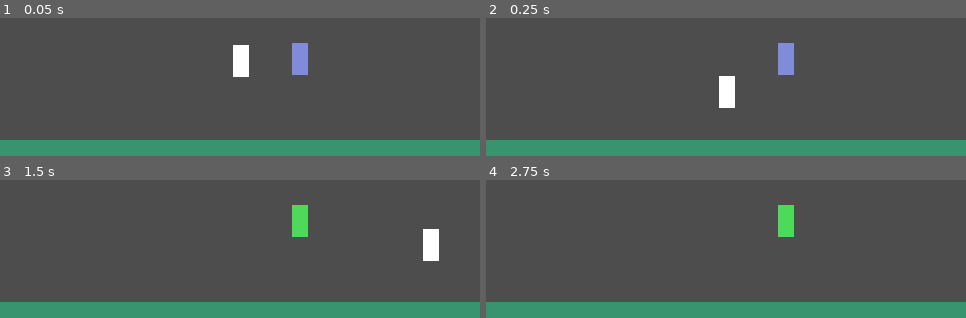
Above: before the commit, frames 1-4 (two rows, left to right).
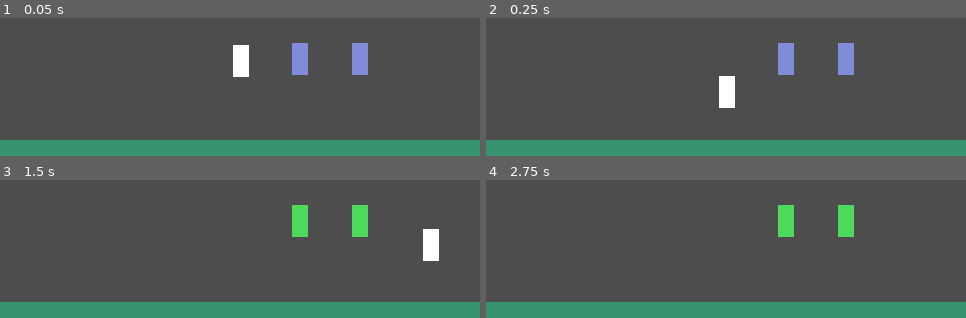
Above: after the commit, the same moments.

Repository: NTUT-NGDC/2D-Platformer-Template
Game: Godot game, scene res://tests/CheckpointTest.tscn
Same seed, same stepped clock (60 frames per second), same inputs: the game is played once before the commit and once after it. This scene is started directly instead of the project's main scene.
Inputs:
- Up to frame 1 (0.05 s): no input
- Up to frame 2 (0.25 s): no input
- Up to frame 3 (1.5 s): tap Enter at 0.5 s; hold Right (move_right) from 0.53 s (still down); tap G at 0.6, 1.35 s; tap Space (jump) at 0.77 s
- Up to frame 4 (2.75 s): tap Space (jump) at 1.52 s; release Right (move_right) at 2.03 s; hold Left (move_left) from 2.03 s (still down); tap G at 2.1 s

The runs differ from the first frame. In frame 1, 0.8% of the frame differs, in the area x 73-77%, y 18-42%; in frame 2, 0.8%; in frame 3, 0.8%; in frame 4, 0.8%.

Commit message:
U12 修改：Checkpoint 加上 repeatable 欄位
新增 repeatable bool 欄位，預設 false（只有第一次踩到才算，之後再
踩不會重複觸發 reached / Events.checkpoint_reached）。測試場景改成
放兩個重生點對照：Checkpoint_Once（預設）跟 Checkpoint_Repeatable。

progress.md 補上 U12 完成勾選。

Co-Authored-By: Claude Sonnet 5 <noreply@anthropic.com>

Diff:
--- a/blocks/Checkpoint.gd
+++ b/blocks/Checkpoint.gd
@@ -2,6 +2,9 @@
 
 # 重生點：感應，玩家踩到時發出 reached，同步轉發 Events.checkpoint_reached(self)
 # 給重生記憶系統用。拖進場景就能用，不用連任何線。
+
+## 踩過一次之後，再踩還會不會再發出 reached；關閉的話只有第一次踩到才算數
+@export var repeatable: bool = false
 
 ## 踩到時發出，給學員自己接效果用（例如接特效或音效）
 signal reached
@@ -17,9 +20,11 @@
 	collision_mask = 1 << 0   # 圖層 1「玩家」
 	body_entered.connect(_on_body_entered)
 
-# 玩家踩到時發出訊號，並轉發給重生記憶系統
+# 玩家踩到時發出訊號，並轉發給重生記憶系統；不可重複觸發時，踩過一次之後就不再發出
 func _on_body_entered(body: Node) -> void:
 	if not body.is_in_group("player"):
+		return
+	if _touched and not repeatable:
 		return
 	_touched = true
 	_update_visual()
--- a/tests/CheckpointTest.gd
+++ b/tests/CheckpointTest.gd
@@ -1,14 +1,17 @@
 extends Node2D
 
-# 手動驗證用：Checkpoint 踩到時 emit reached，同步轉發 Events.checkpoint_reached。
-# 用方向鍵走到重生點上，顏色應該從藍變綠，輸出面板印出兩則訊息。
+# 手動驗證用：Checkpoint 踩到時 emit reached，同步轉發 Events.checkpoint_reached，
+# 以及 repeatable 欄位（預設關閉＝只算第一次踩到，開啟＝每次踩到都算）。
 
-@onready var _checkpoint: Area2D = $Checkpoint
+@onready var _once: Area2D = $Checkpoint_Once
+@onready var _repeatable: Area2D = $Checkpoint_Repeatable
 
 func _ready() -> void:
-	_checkpoint.reached.connect(func(): print("[測試] Checkpoint.reached 觸發了"))
+	_once.reached.connect(func(): print("[測試] Checkpoint_Once（repeatable=false）：reached"))
+	_repeatable.reached.connect(func(): print("[測試] Checkpoint_Repeatable（repeatable=true）：reached"))
 	Events.checkpoint_reached.connect(_on_checkpoint_reached)
-	print("[測試] 用方向鍵／AD 走到重生點（藍色方塊）上，顏色應該變綠，並印出兩則訊息")
+	print("[測試] 左邊 Checkpoint_Once 只會在第一次踩到時觸發，之後離開再回來都不會再觸發")
+	print("[測試] 右邊 Checkpoint_Repeatable 每次踩到都會觸發，來回走幾次測試看看")
 
 func _on_checkpoint_reached(checkpoint: Node) -> void:
 	print("[測試] Events.checkpoint_reached 正確轉發，checkpoint = %s" % checkpoint.name)
--- a/tests/CheckpointTest.tscn
+++ b/tests/CheckpointTest.tscn
@@ -30,5 +30,9 @@
 [node name="Camera2D" type="Camera2D" parent="."]
 position = Vector2(0, 57)
 
-[node name="Checkpoint" parent="." instance=ExtResource("5")]
+[node name="Checkpoint_Once" parent="." instance=ExtResource("5")]
 position = Vector2(60, 95)
+
+[node name="Checkpoint_Repeatable" parent="." instance=ExtResource("5")]
+position = Vector2(120, 95)
+repeatable = true
Not shown, changed: documents/progress.md
